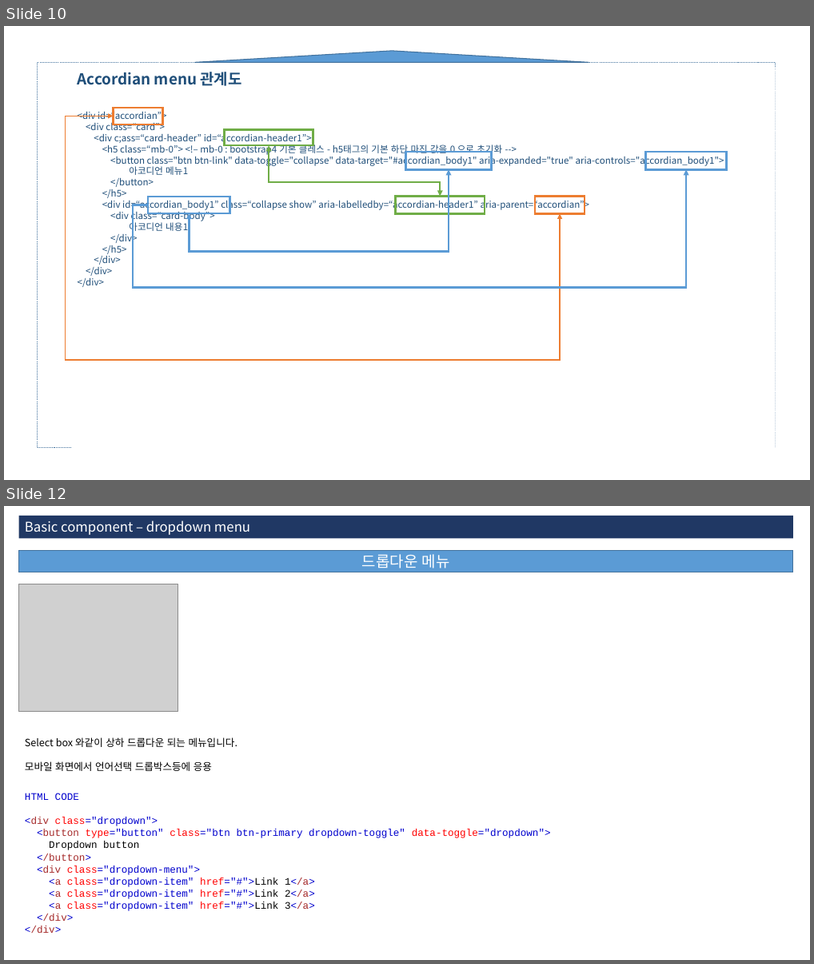
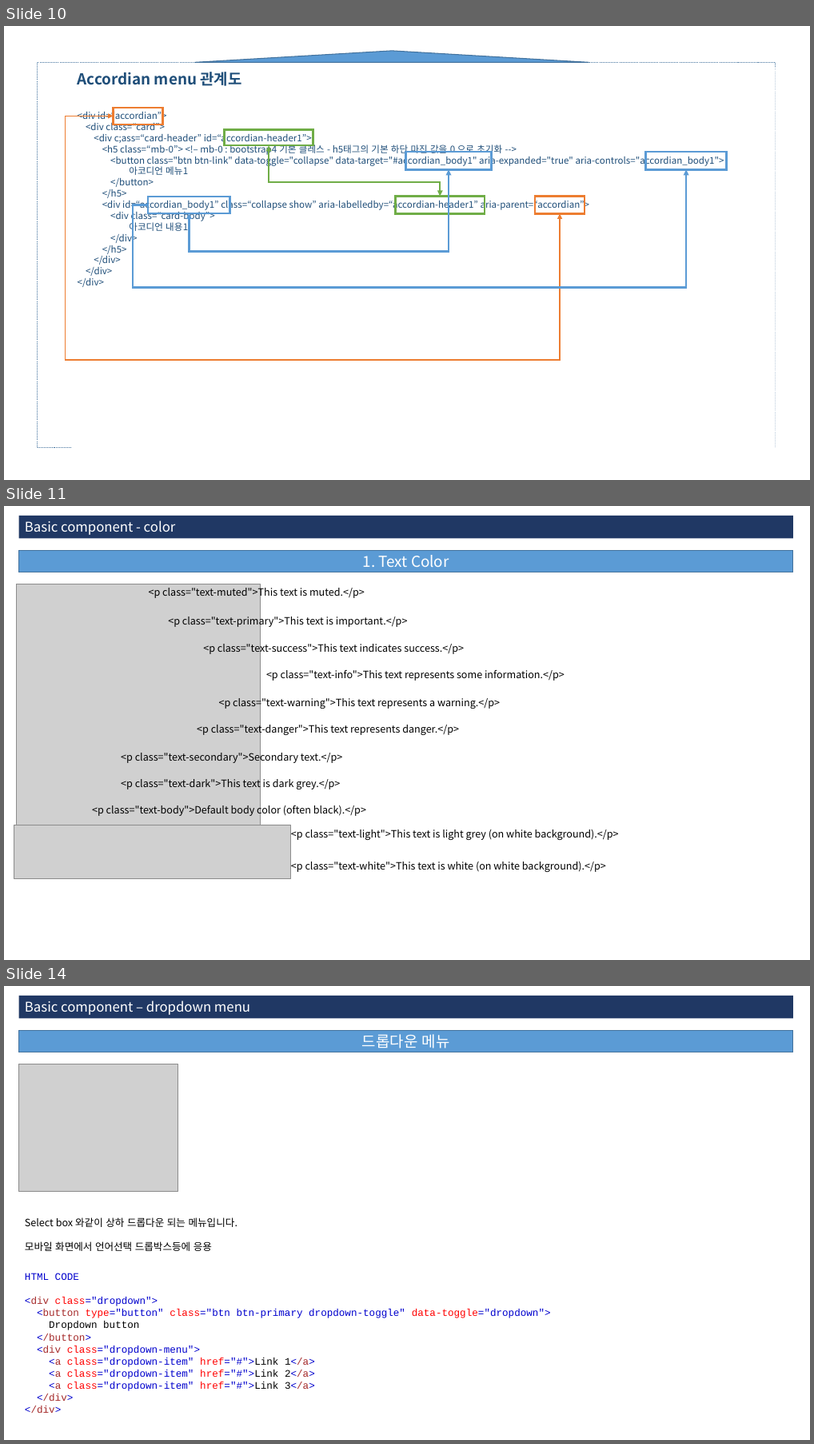
Before and after one commit to 3dwebart/html-publish, a slide deck: web/자료/guide.pptx. Shown one above the other, each under a label of ours: slides 10 and 12 before the commit, slides 10, 11 and 14 after it; the slides between them are not shown. The pictures are 814x964 and 814x1444 pixels, drawn with LibreOffice and Linux fonts; fonts in the diff are those of the drawing; grey boxes stand for pictures. Boxes give left, top, right and bottom in pixels: in the first picture for what was removed or moved away, otherwise in the second. Text is boxed around its words. In the diff, an @@ line names an element or a change of style, - is before the commit and + after.

```diff
--- a/web/자료/guide.pptx
+++ b/web/자료/guide.pptx
@@ slide 11 added at <box>4,506,810,960</box>, background #FFFFFF @@
@@ rectangle added at <box>19,516,794,539</box>, fill #203864, 16 pt, text #FFFFFF @@
+Basic component - color
@@ rectangle added at <box>19,550,794,572</box>, fill #5B9BD5, outline #43739E 1 pt, 18 pt, text #FFFFFF @@
+1. Text Color
@@ picture added at <box>16,584,261,845</box> @@
@@ text added at <box>149,585,365,599</box>, 12 pt, text #000000 @@
+<p class="text-muted">This text is muted.</p>
@@ text added at <box>168,614,408,628</box>, 12 pt, text #000000 @@
+<p class="text-primary">This text is important.</p>
@@ text added at <box>203,640,464,654</box>, 12 pt, text #000000 @@
+<p class="text-success">This text indicates success.</p>
@@ text added at <box>266,670,565,680</box>, 12 pt, text #000000 @@
+<p class="text-info">This text represents some information.</p>
@@ text added at <box>219,696,500,709</box>, 12 pt, text #000000 @@
+<p class="text-warning">This text represents a warning.</p>
@@ text added at <box>197,722,459,736</box>, 12 pt, text #000000 @@
+<p class="text-danger">This text represents danger.</p>
@@ text added at <box>121,750,342,764</box>, 12 pt, text #000000 @@
+<p class="text-secondary">Secondary text.</p>
@@ text added at <box>121,776,340,790</box>, 12 pt, text #000000 @@
+<p class="text-dark">This text is dark grey.</p>
@@ text added at <box>92,803,366,816</box>, 12 pt, text #000000 @@
+<p class="text-body">Default body color (often black).</p>
@@ picture added at <box>14,824,290,878</box> @@
@@ text added at <box>291,829,619,840</box>, 12 pt, text #000000 @@
+<p class="text-light">This text is light grey (on white background).</p>
@@ text added at <box>291,861,606,872</box>, 12 pt, text #000000 @@
+<p class="text-white">This text is white (on white background).</p>
@@ what was slide 12 is now slide 14 @@
```
Also in this commit, not shown: 1 slide changed, 1 other slide added, 7 other files.
